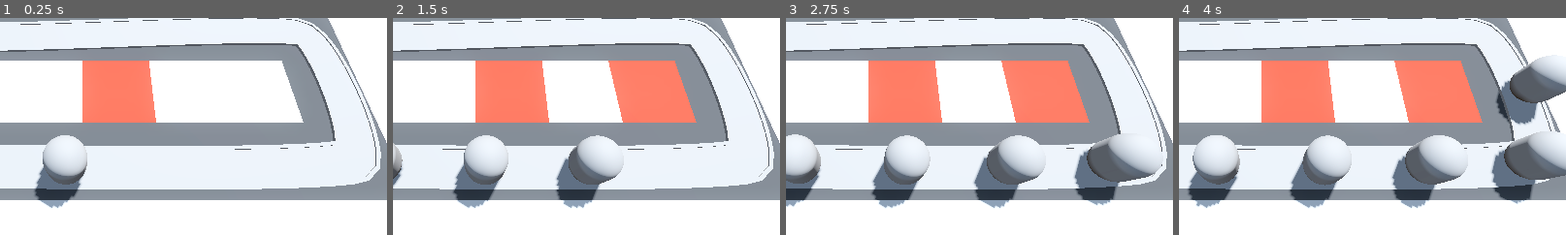
Above: before the commit, frames 1-4 (left to right).
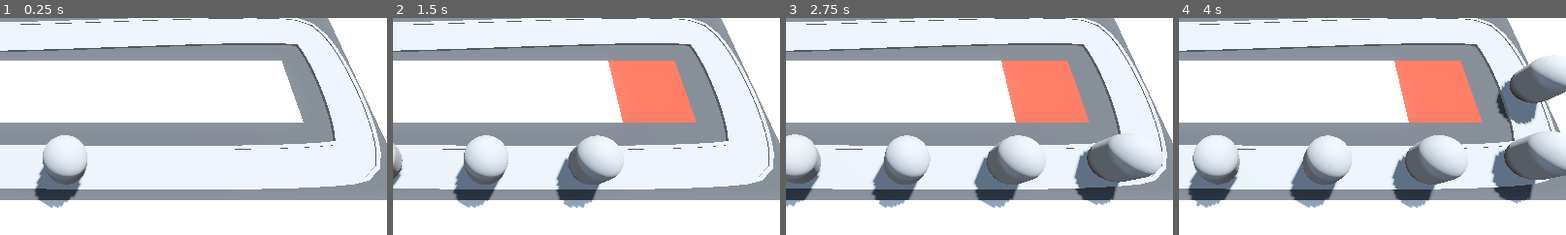
Above: after the commit, the same moments.

Repository: t04glovern/TinyTowerDefense
Game: Godot game, scene res://Levels/BaseLevel.tscn
Two runs of this game, one before a commit and one after it. Both use one fixed random seed, a clock stepped at 60 frames per second and the inputs below.
Inputs (mouse positions are % of the whole screen's width and height, from its top left):
- Up to frame 1 (0.25 s): no input
- Up to frame 2 (1.5 s): move the mouse to (72, 45) at 0.52 s; press the mouse at (72, 45) at 0.53 s; move the mouse to (30, 55) at 1.27 s; release the mouse at (30, 55) at 1.28 s; click (30, 55) at 1.35 s
- Up to frame 3 (2.75 s): move the mouse to (60, 28) at 2.02 s; press the mouse at (60, 28) at 2.03 s
- Up to frame 4 (4 s): move the mouse to (45, 70) at 2.77 s; release the mouse at (45, 70) at 2.78 s; click (45, 70) at 2.85 s; move the mouse to (80, 65) at 3.52 s; press the mouse at (80, 65) at 3.53 s
The pictures show only the part of the screen within x 39-89%, y 31-81%; the shares and areas given below are measured in that part.

The runs differ from the first frame. In frame 1, 5.2% of the frame differs, in the area x 21-41%, y 19-49%; in frame 2, 5.2%; in frame 3, 5.2%; in frame 4, 5.2%.

Commit message:
43. Clicks and Cursors

Diff:
--- a/RayPickerCamera/ray_picker_camera.gd
+++ b/RayPickerCamera/ray_picker_camera.gd
@@ -14,9 +14,15 @@
 	ray_cast_3d.force_raycast_update()
 
 	if ray_cast_3d.is_colliding():
+		Input.set_default_cursor_shape(Input.CURSOR_POINTING_HAND)
+
 		var collider = ray_cast_3d.get_collider()
 		if collider is GridMap:
-			var collision_point: Vector3 = ray_cast_3d.get_collision_point()
-			var cell: Vector3i = gridmap.local_to_map(collision_point)
-			if gridmap.get_cell_item(cell) == 0:
-				gridmap.set_cell_item(cell, 1)
+			# Allows for holding down and dragging to draw
+			if Input.is_action_pressed("click"):
+				var collision_point: Vector3 = ray_cast_3d.get_collision_point()
+				var cell: Vector3i = gridmap.local_to_map(collision_point)
+				if gridmap.get_cell_item(cell) == 0:
+					gridmap.set_cell_item(cell, 1)
+	else:
+		Input.set_default_cursor_shape(Input.CURSOR_ARROW)
--- a/project.godot
+++ b/project.godot
@@ -14,3 +14,11 @@
 run/main_scene="res://Levels/BaseLevel.tscn"
 config/features=PackedStringArray("4.2", "Forward Plus")
 config/icon="res://icon.svg"
+
+[input]
+
+click={
+"deadzone": 0.5,
+"events": [Object(InputEventMouseButton,"resource_local_to_scene":false,"resource_name":"","device":-1,"window_id":0,"alt_pressed":false,"shift_pressed":false,"ctrl_pressed":false,"meta_pressed":false,"button_mask":1,"position":Vector2(228, 18),"global_position":Vector2(234, 80),"factor":1.0,"button_index":1,"canceled":false,"pressed":true,"double_click":false,"script":null)
+]
+}
